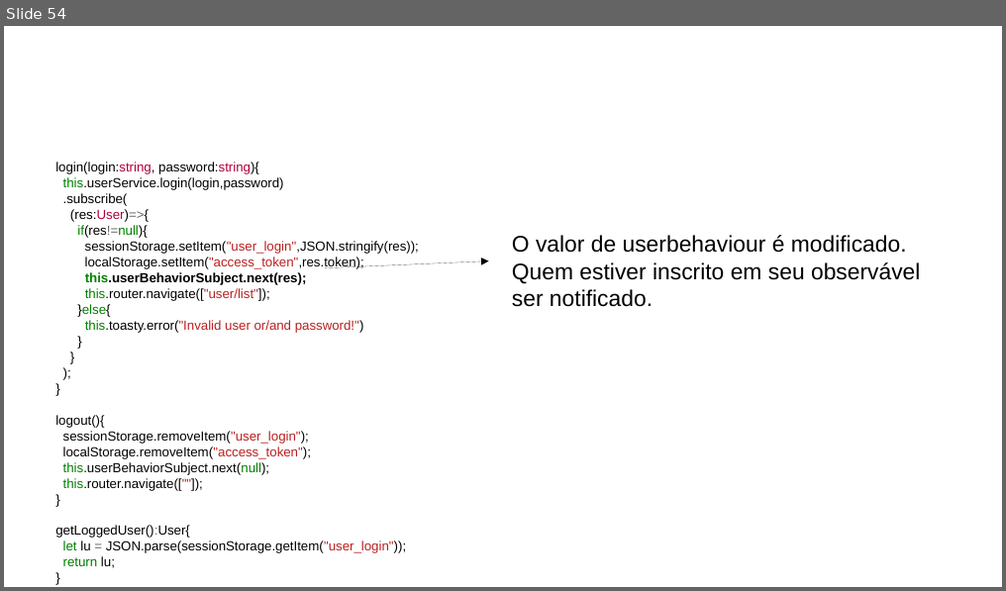
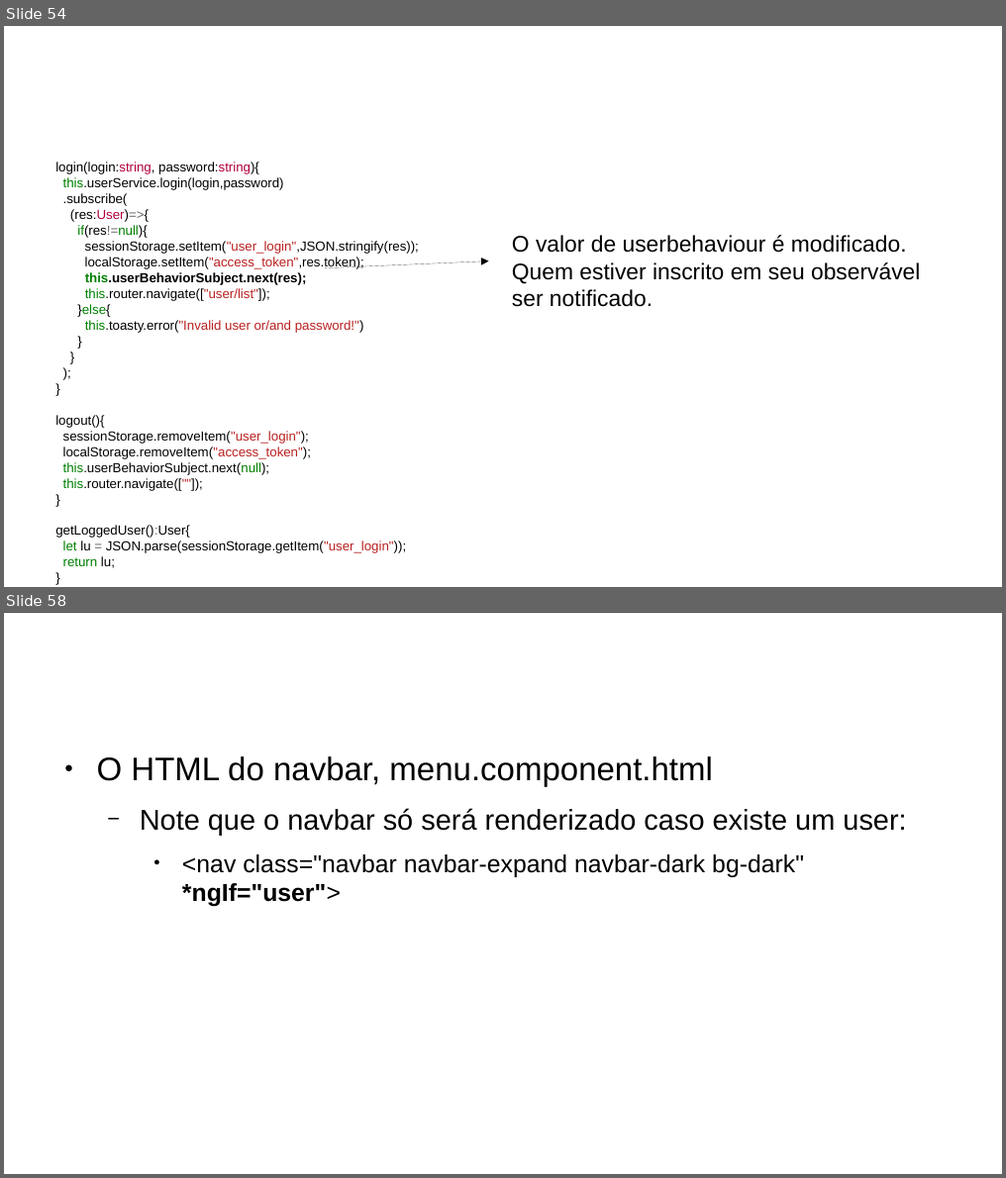
Before and after one commit to CCastro01/PIW-2019_1, a slide deck: SLIDES/14 - Refatoração do Projeto CRUD.odp. Shown one above the other, each under a label of ours: slide 54 before the commit, slides 54 and 58 after it; the slides between them are not shown. The pictures are 1006x591 and 1006x1178 pixels, drawn with LibreOffice and Linux fonts; fonts in the diff are those of the drawing; background and template pictures are left out. Boxes give left, top, right and bottom in pixels: in the first picture for what was removed or moved away, otherwise in the second. Text is boxed around its words. In the diff, an @@ line names an element or a change of style, - is before the commit and + after.

```diff
--- a/SLIDES/14 - Refatoração do Projeto CRUD.odp
+++ b/SLIDES/14 - Refatoração do Projeto CRUD.odp
@@ slide 58 added at bbox=[4, 613, 1002, 1174], background #FFFFFF @@
@@ title added at bbox=[54, 635, 749, 727], 32 pt, text #FFFFFF, bold @@
+Angular – Login - Passivo
@@ text added at bbox=[97, 757, 906, 907], 19.5 pt, text #000000 @@
+● O HTML do navbar, menu.component.html
+  − Note que o navbar só será renderizado caso existe um user:
+    ● <nav class="navbar navbar-expand navbar-dark bg-dark" *ngIf="user">
```
Also in this commit, not shown: 1 slide changed, 5 other slides added, 2 other files.
